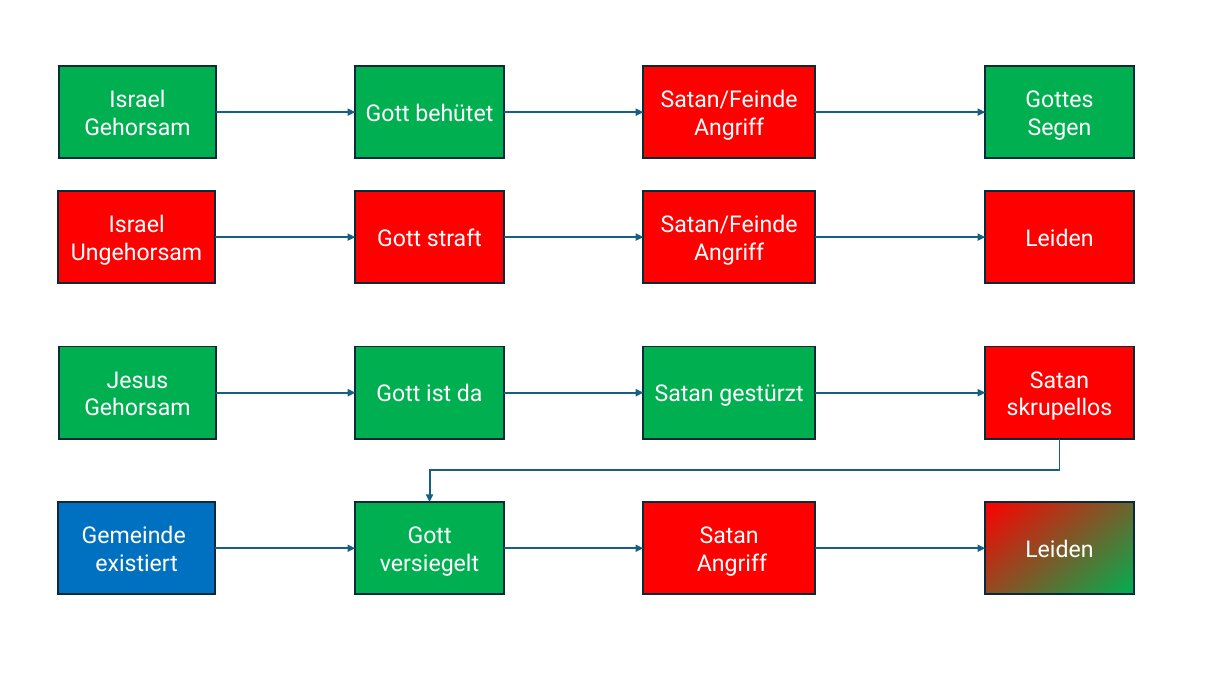
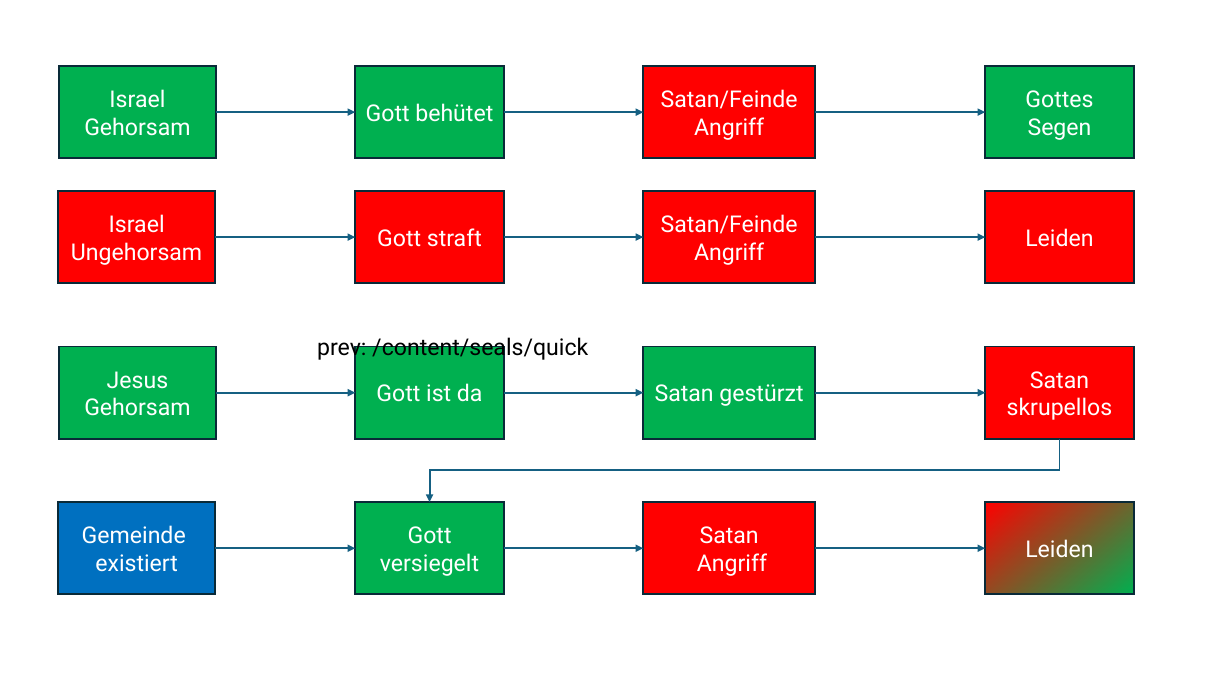
Before and after one commit to revelation-today/revelation-today, a slide deck: slide 1 of exampleSite/static/images/Drangsal.pptx. Drawn at 1232x693 pixels with LibreOffice and Linux fonts; fonts in the diff are those of the drawing. Boxes give left, top, right and bottom in pixels: in the first picture for what was removed or moved away, otherwise in the second. Text is boxed around its words. In the diff, an @@ line names an element or a change of style, - is before the commit and + after.

```diff
--- a/exampleSite/static/images/Drangsal.pptx
+++ b/exampleSite/static/images/Drangsal.pptx
@@ text added at <box>317,335,588,361</box>, 18 pt, text #000000 @@
+prev: /content/seals/quick
```
Also in this commit, not shown: 2 slides added, 48 other files.
